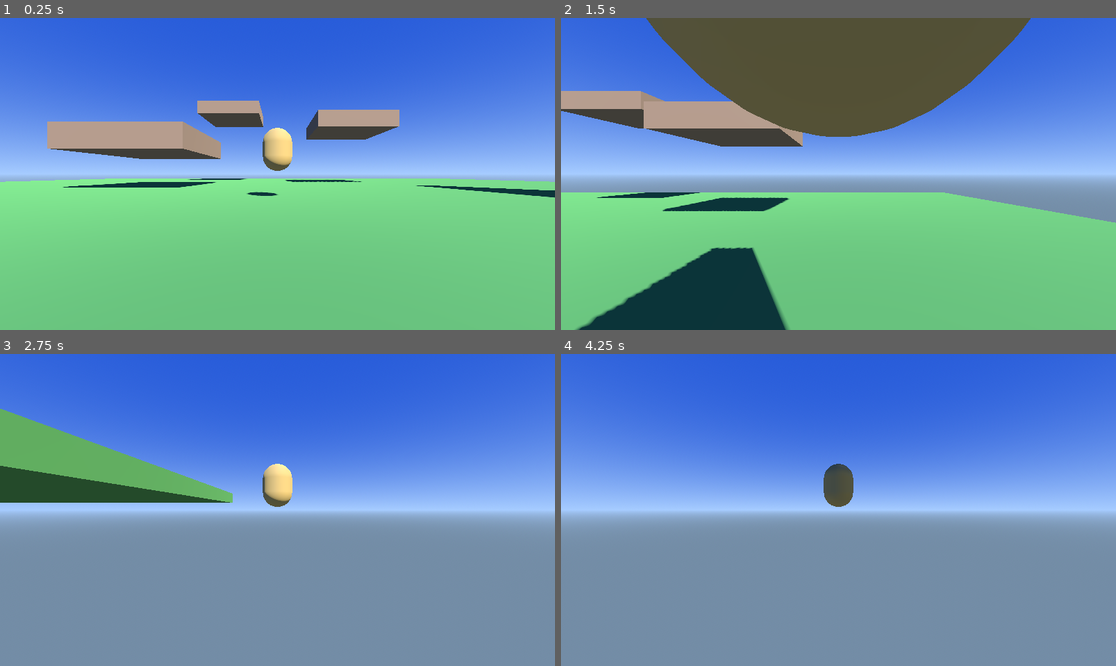
Above: before the commit, frames 1-4 (two rows, left to right).
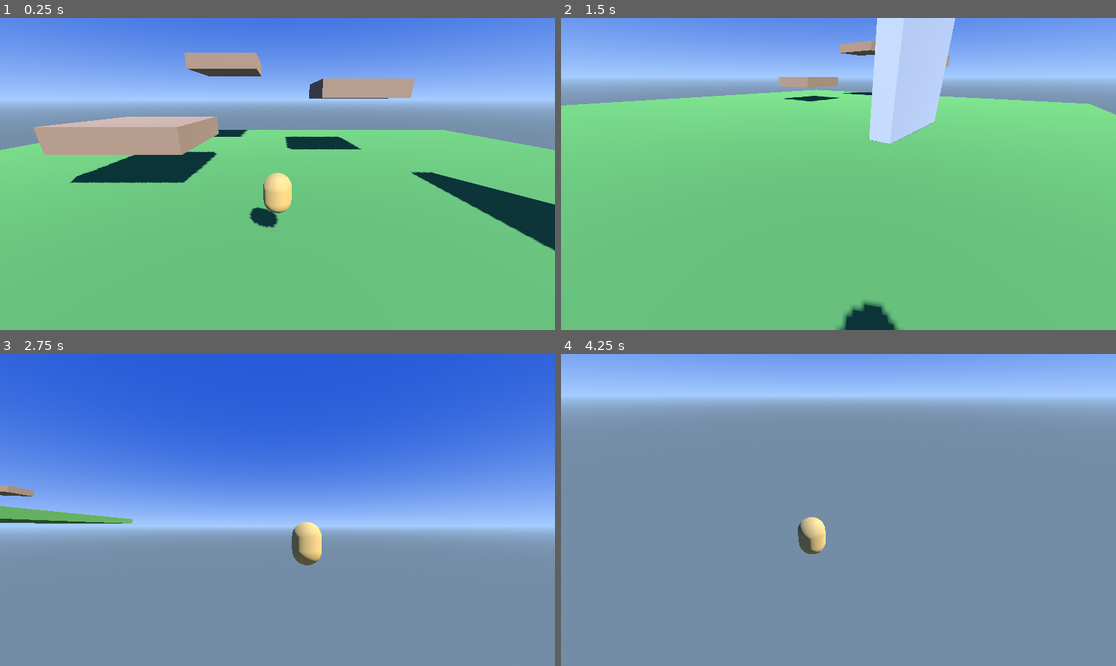
Above: after the commit, the same moments.

Repository: rodrigo-moreira-dev/capibraba
Game: Godot game, scene res://scenes/levels/test_arena.tscn
The game is run twice, just before and just after one commit, with the same random seed, the same clock (stepped at 60 frames per second) and the same inputs. Before the commit the project has no main scene; this scene is started directly in both runs.
Inputs (mouse positions are in pixels of both pictures, inside the frame that each line leads up to):
- Up to frame 1 (0.25 s): no input
- Up to frame 2 (1.5 s): move the mouse to (960, 158) at 0.52 s; hold D (move_right) 0.53-1.28 s; tap Shift (dash) at 0.6, 1.35 s; tap Space (jump) at 0.77 s; move the mouse to (727, 189) at 1.27 s; hold S (move_back) from 1.28 s (still down)
- Up to frame 3 (2.75 s): tap Space (jump) at 1.52 s; move the mouse to (333, 441) at 2.02 s; release S (move_back) at 2.03 s; hold D (move_right) from 2.03 s (still down); tap Shift (dash) at 2.1 s
- Up to frame 4 (4.25 s): move the mouse to (810, 572) at 2.77 s; release D (move_right) at 2.78 s; hold W (move_forward) 2.78-3.53 s; tap Shift (dash) at 2.85, 3.6 s; tap Space (jump) at 3.02, 3.77 s; move the mouse to (1005, 556) at 3.52 s; hold A (move_left) from 3.53 s (still down)

The runs differ from the first frame. In frame 1, 57% of the frame differs, in the area x 0-100%, y 0-75%; in frame 2, 68%, in the area x 0-100%, y 0-100%; in frame 3, 19%; in frame 4, 54%.
Error before the commit: Parse Error: Cannot infer the type of "target" variable because the value doesn't have a set type. (res://scripts/player/player_camera.gd:42)

Commit message:
first commit

Diff:
--- a/project.godot
+++ b/project.godot
@@ -11,13 +11,10 @@
 [application]
 
 config/name="Capibraba"
+run/main_scene="res://scenes/levels/test_arena.tscn"
 config/features=PackedStringArray("4.6", "Forward Plus")
 config/icon="res://icon.svg"
 config/run/main_scene="res://scenes/levels/test_arena.tscn"
-
-[physics]
-
-3d/physics_engine="Jolt Physics"
 
 [input]
 
@@ -78,6 +75,10 @@
 ]
 }
 
+[physics]
+
+3d/physics_engine="Jolt Physics"
+
 [rendering]
 
 rendering_device/driver.windows="d3d12"
--- a/scripts/player/player_camera.gd
+++ b/scripts/player/player_camera.gd
@@ -10,11 +10,12 @@
 var _pitch := deg_to_rad(-20.0)
 
 @onready var spring_arm: SpringArm3D = $SpringArm3D
+@onready var _player: Node3D = get_parent() as Node3D
 
 
 func _ready() -> void:
 	top_level = true
-	global_position = get_parent().global_position + Vector3(0, 0.8, 0)
+	global_position = _player.global_position + Vector3(0, 0.8, 0)
 	Input.mouse_mode = Input.MOUSE_MODE_CAPTURED
 
 
@@ -39,7 +40,7 @@
 		deg_to_rad(pitch_min), deg_to_rad(pitch_max)
 	)
 
-	var target := get_parent().global_position + Vector3(0, 0.8, 0)
+	var target := _player.global_position + Vector3(0, 0.8, 0)
 	global_position = global_position.lerp(target, follow_speed * delta)
 
 	rotation.y = _yaw
Not shown, added: scripts/player/player.gd.uid
Not shown, added: scripts/player/player_camera.gd.uid
